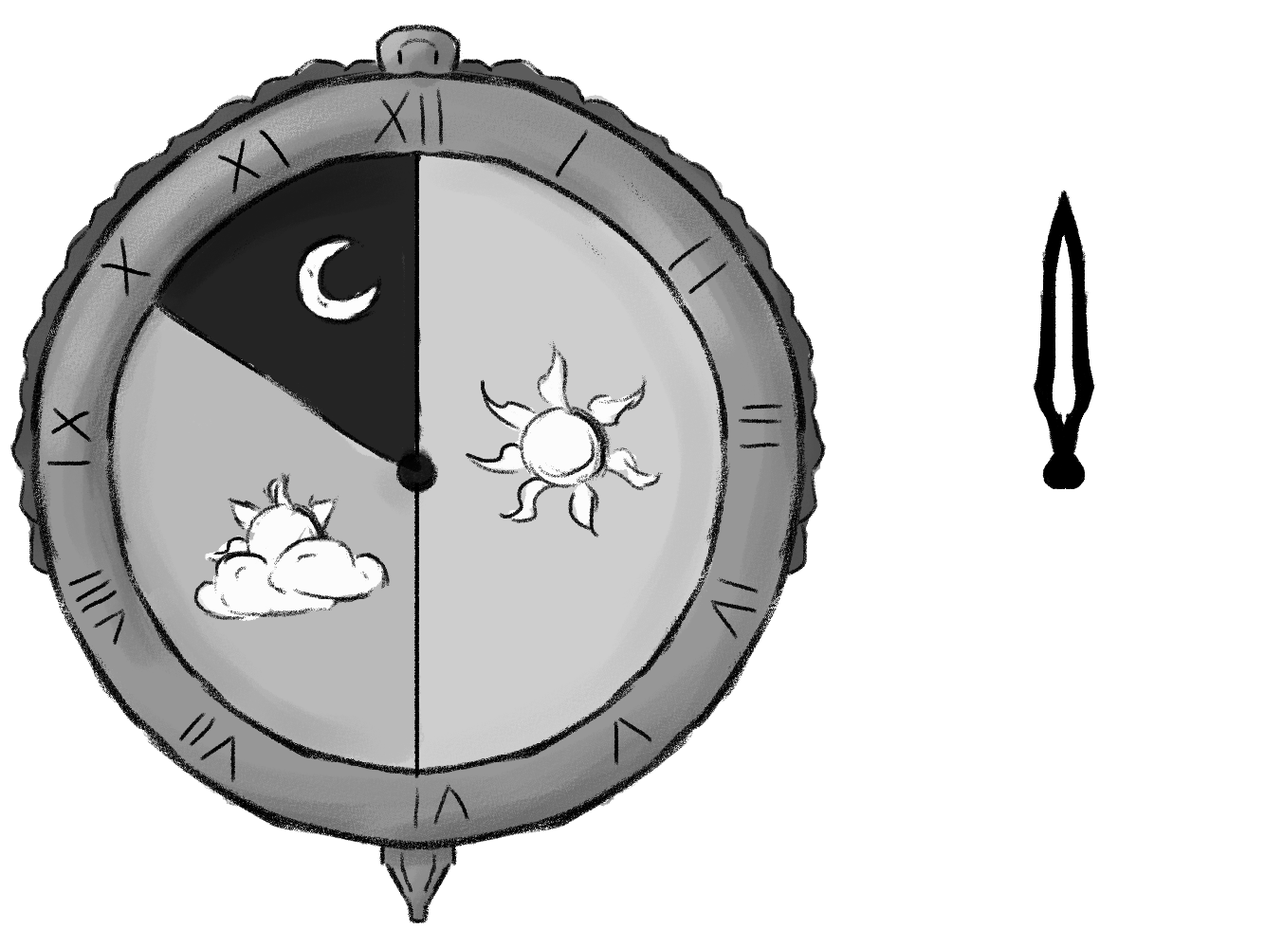
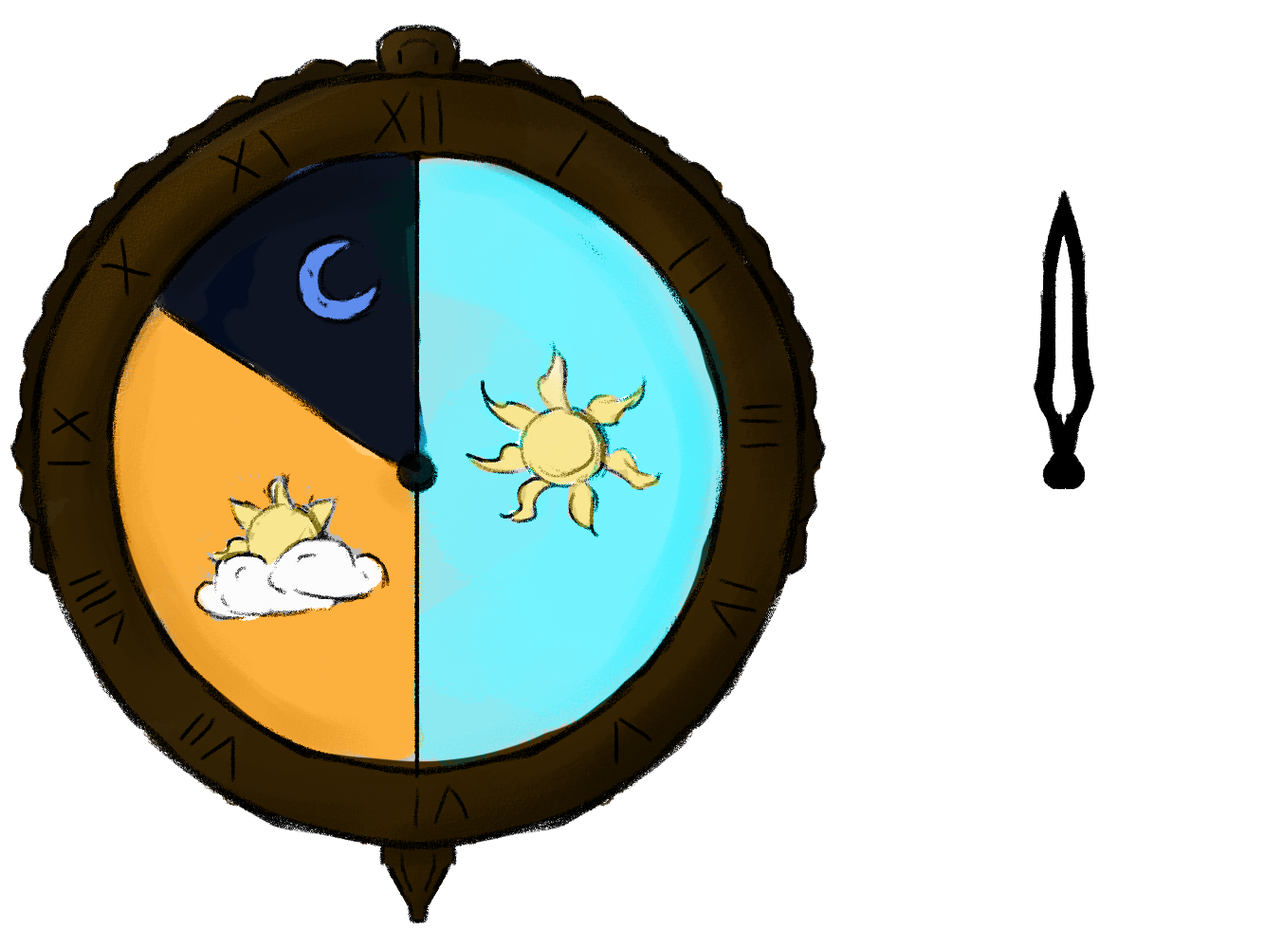
Before/after of a w=1283, h=947 layered artwork. What changed in the layer stack:
added layer "Calque 5" (49%) above "Calque 4" over (x1=212, y1=347, x2=660, y2=566)
added layer "Calque 4" (color) above "Calque 3" over (x1=104, y1=156, x2=733, y2=771)
added layer "Calque 3" (multiply) above "Groupe 1" over (x1=10, y1=26, x2=827, y2=923)
added group "Groupe 1" with 3 layers above "Ellipse 1" over (x1=10, y1=26, x2=827, y2=923)
moved "cadran" into group "Groupe 1" over (x1=11, y1=26, x2=826, y2=923)
moved "Calque 2" into group "Groupe 1", painted on it over (x1=10, y1=26, x2=827, y2=923)
moved "Calque 1" into group "Groupe 1" over (x1=10, y1=26, x2=827, y2=923)
